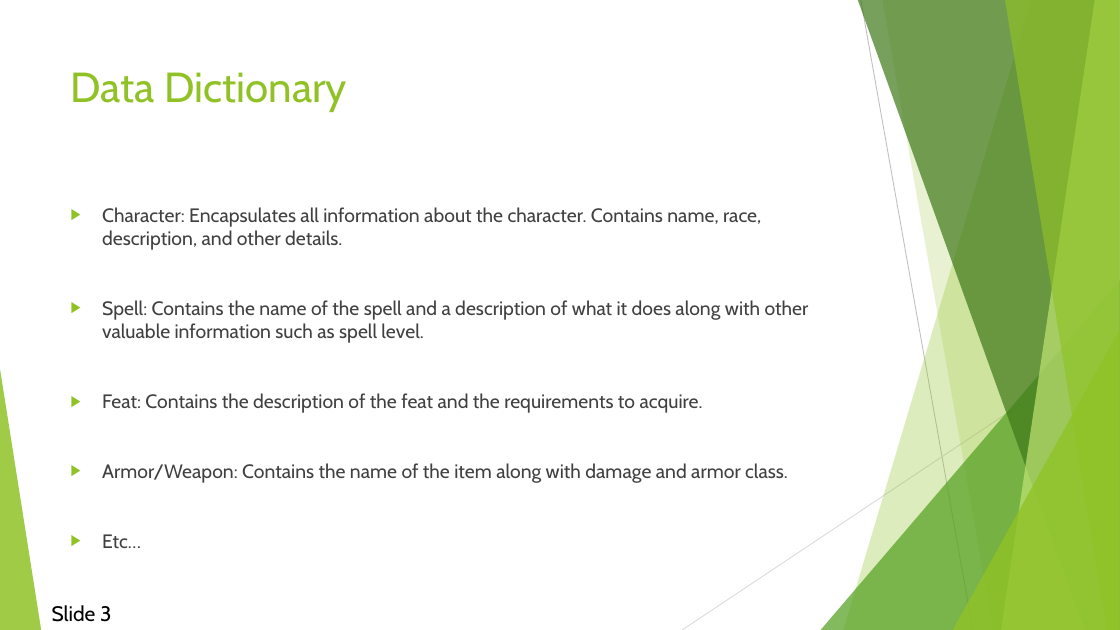
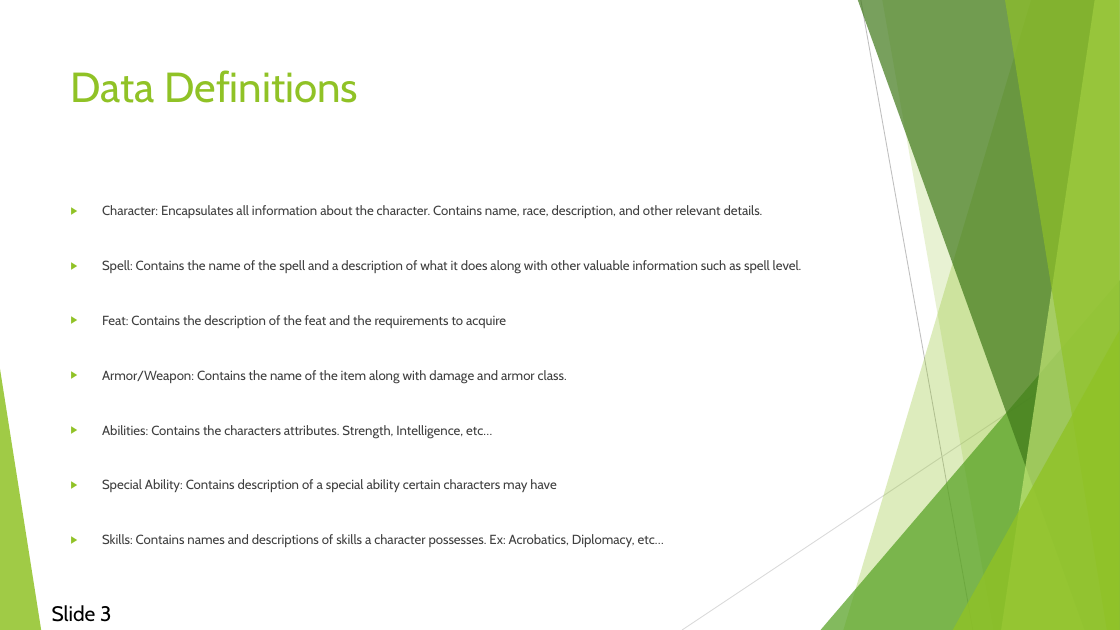
Before and after one commit to djcindric/Pathfinder-Player-Tool, a slide deck: slide 3 of Documentation/Demo 2.pptx. Drawn at 1120x630 pixels with LibreOffice and Linux fonts; fonts in the diff are those of the drawing. Boxes give left, top, right and bottom in pixels: in the first picture for what was removed or moved away, otherwise in the second. Text is boxed around its words. In the diff, an @@ line names an element or a change of style, - is before the commit and + after.

```diff
--- a/Documentation/Demo 2.pptx
+++ b/Documentation/Demo 2.pptx
@@ title at [71,70,358,103]: text changed @@
-Data Dictionary
+Data Definitions
@@ text at [102,205,763,218]: text changed; size 16.6 to 11.2 pt @@
-▶ Character: Encapsulates all information about the character. Contains name, race, description, and other details.
+▶ Character: Encapsulates all information about the character. Contains name, race, description, and other relevant details.
@@ text at [102,260,802,384]: size 16.6 to 11.2 pt in "Spell: Contains the name of the spell ...", "Armor/Weapon: Contains the name of the item ..." @@
@@ text at [102,315,506,328]: text changed; size 16.6 to 11.2 pt @@
-▶ Feat: Contains the description of the feat and the requirements to acquire.
+▶ Feat: Contains the description of the feat and the requirements to acquire
@@ text at [102,425,664,547]: text changed; size 16.6 to 11.2 pt @@
-▶ Etc…
+▶ Abilities: Contains the characters attributes. Strength, Intelligence, etc…
+▶ Special Ability: Contains description of a special ability certain characters may have
+▶ Skills: Contains names and descriptions of skills a character possesses. Ex: Acrobatics, Diplomacy, etc…
```
Also in this commit, not shown: 3 other slides changed, 5 slides added, 1 slide removed.
